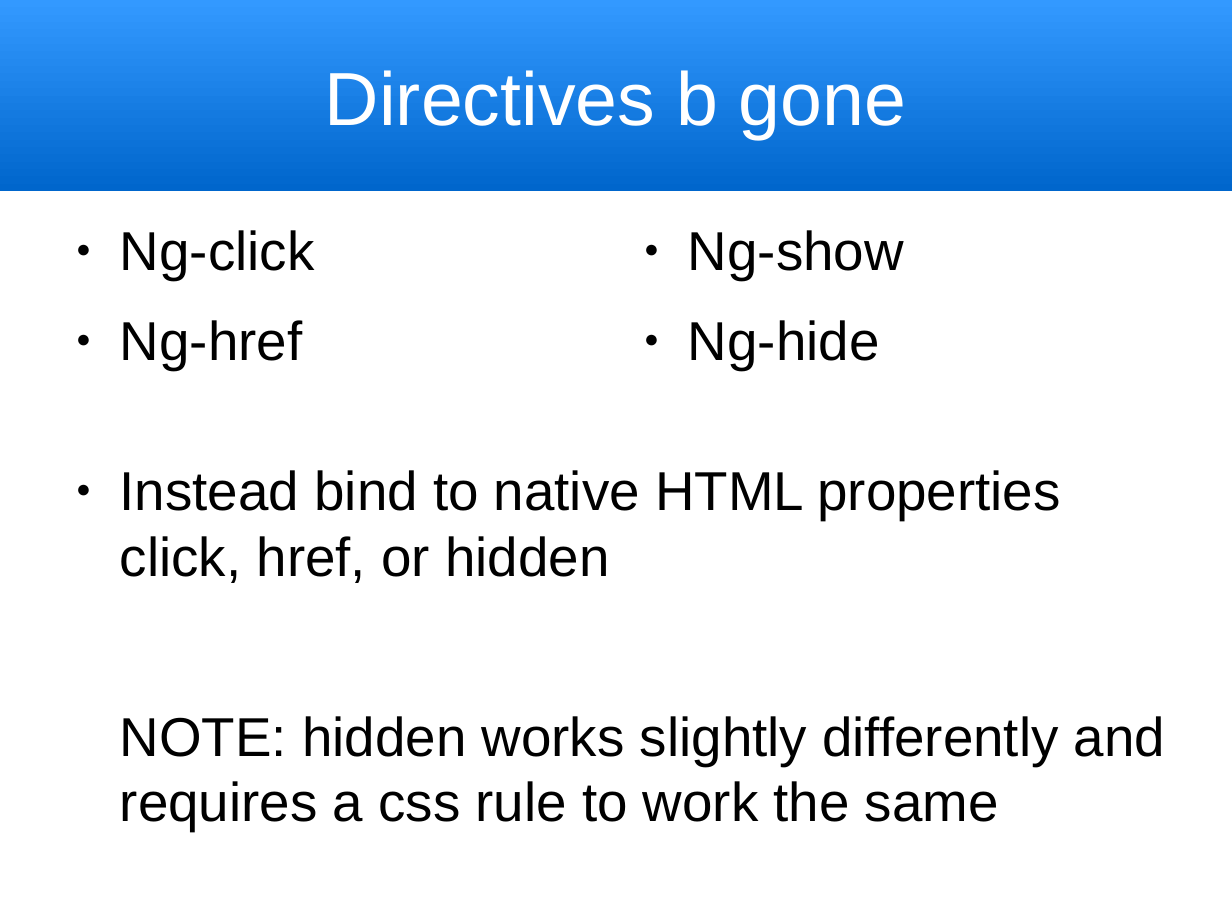
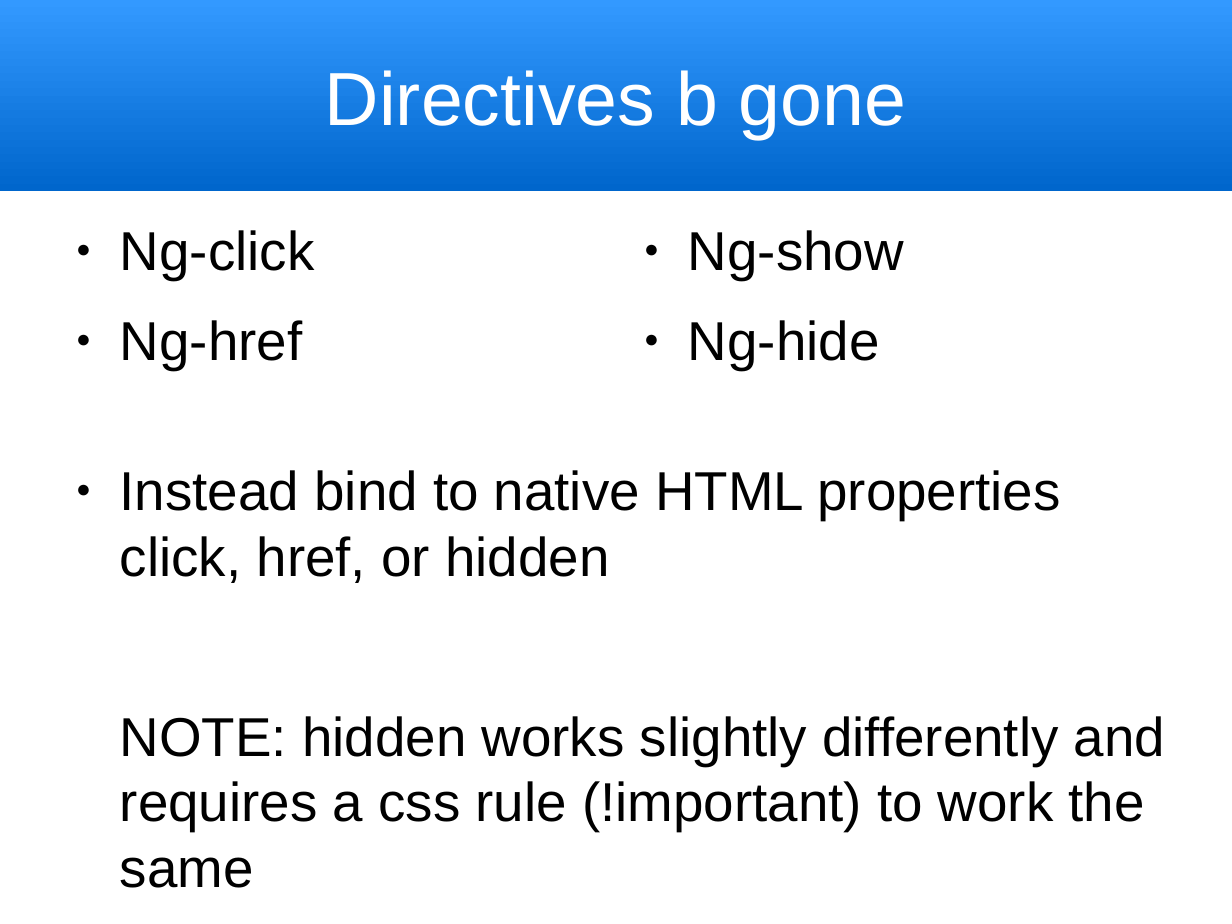
Before and after one commit to trognus/devcon2016, a slide deck: slide 18 of devconNg2.odp. Drawn at 1232x924 pixels with LibreOffice and Linux fonts; fonts in the diff are those of the drawing. Boxes give left, top, right and bottom in pixels: in the first picture for what was removed or moved away, otherwise in the second. Text is boxed around its words. In the diff, an @@ line names an element or a change of style, - is before the commit and + after.

```diff
--- a/devconNg2.odp
+++ b/devconNg2.odp
@@ text at (x1=120, y1=716, x2=1165, y2=888): text changed @@
-NOTE: hidden works slightly differently and requires a css rule to work the same
+NOTE: hidden works slightly differently and requires a css rule (!important) to work the same
```
Also in this commit, not shown: 7 other slides changed, 1 other file.
